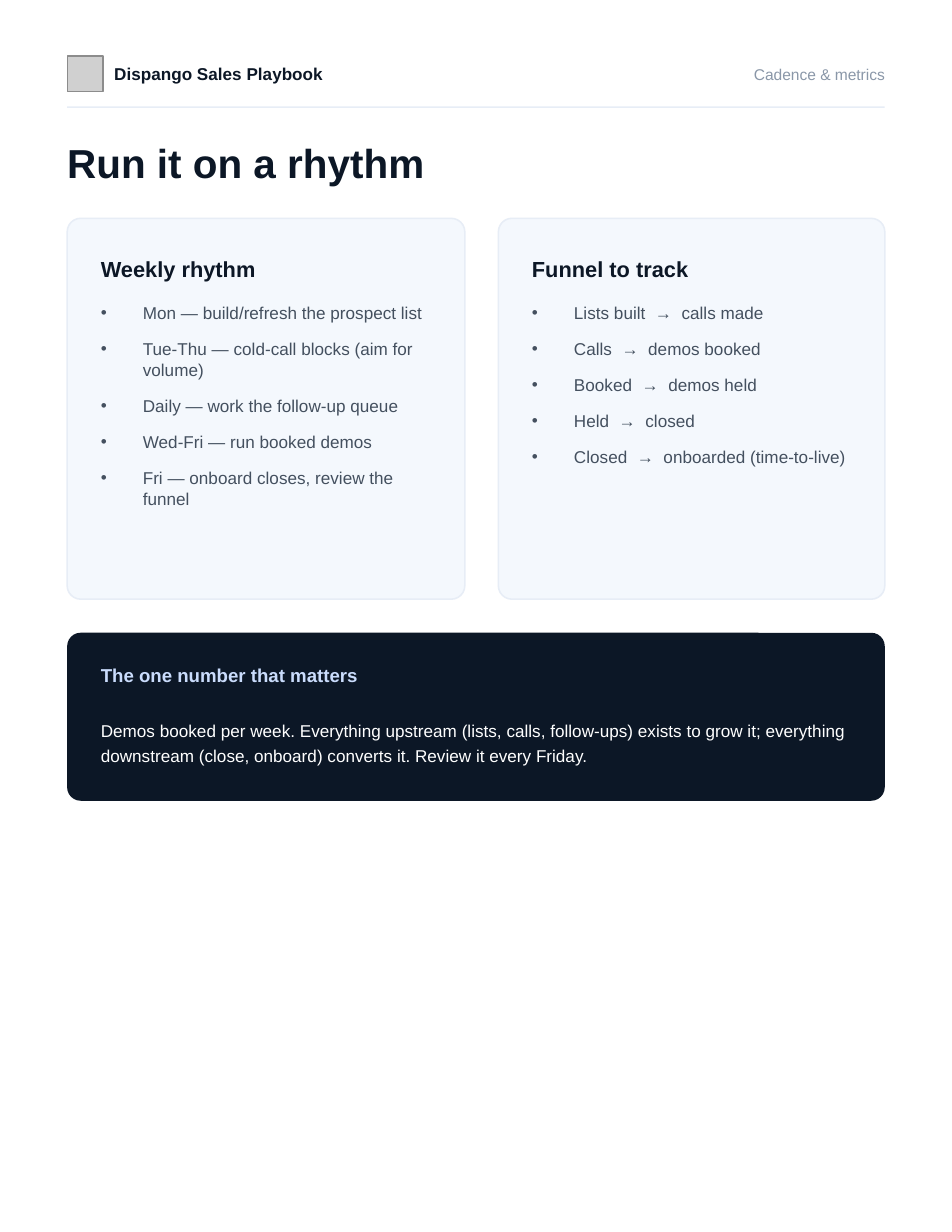
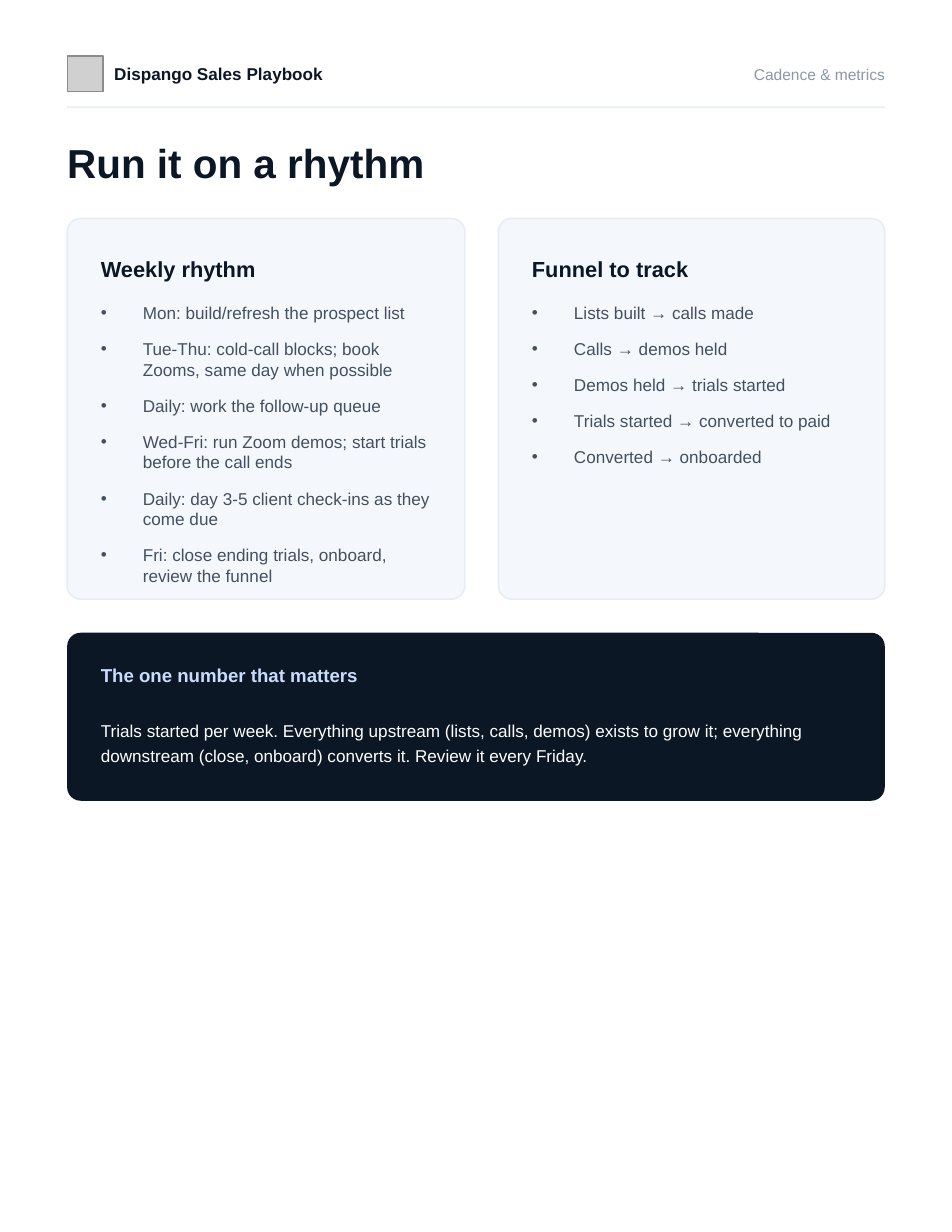
Before and after one commit to miguelangelsegura/mj-locksmith-webhook, a slide deck: slide 9 of sales/Dispango-sales-playbook.pptx (slide 8 before the commit). Drawn at 952x1232 pixels with LibreOffice and Linux fonts; fonts in the diff are those of the drawing; grey boxes stand for pictures. Boxes give left, top, right and bottom in pixels: in the first picture for what was removed or moved away, otherwise in the second. Text is boxed around its words. In the diff, an @@ line names an element or a change of style, - is before the commit and + after.

```diff
--- a/sales/Dispango-sales-playbook.pptx
+++ b/sales/Dispango-sales-playbook.pptx
@@ text at (x1=143, y1=306, x2=429, y2=582): text changed @@
-• Mon — build/refresh the prospect list
-• Tue-Thu — cold-call blocks (aim for volume)
-• Daily — work the follow-up queue
-• Wed-Fri — run booked demos
-• Fri — onboard closes, review the funnel
+• Mon: build/refresh the prospect list
+• Tue-Thu: cold-call blocks; book Zooms, same day when possible
+• Daily: work the follow-up queue
+• Wed-Fri: run Zoom demos; start trials before the call ends
+• Daily: day 3-5 client check-ins as they come due
+• Fri: close ending trials, onboard, review the funnel
@@ text at (x1=574, y1=342, x2=830, y2=463): text changed @@
-• Calls → demos booked
-• Booked → demos held
-• Held → closed
-• Closed → onboarded (time-to-live)
+• Calls → demos held
+• Demos held → trials started
+• Trials started → converted to paid
+• Converted → onboarded
@@ text at (x1=101, y1=724, x2=802, y2=766): text changed @@
-Demos booked per week. Everything upstream (lists, calls, follow-ups) exists to grow it; everything downstream (close, onboard) converts it. Review it every Friday.
+Trials started per week. Everything upstream (lists, calls, demos) exists to grow it; everything downstream (close, onboard) converts it. Review it every Friday.
```
Also in this commit, not shown: 7 other slides changed, 1 slide added.
